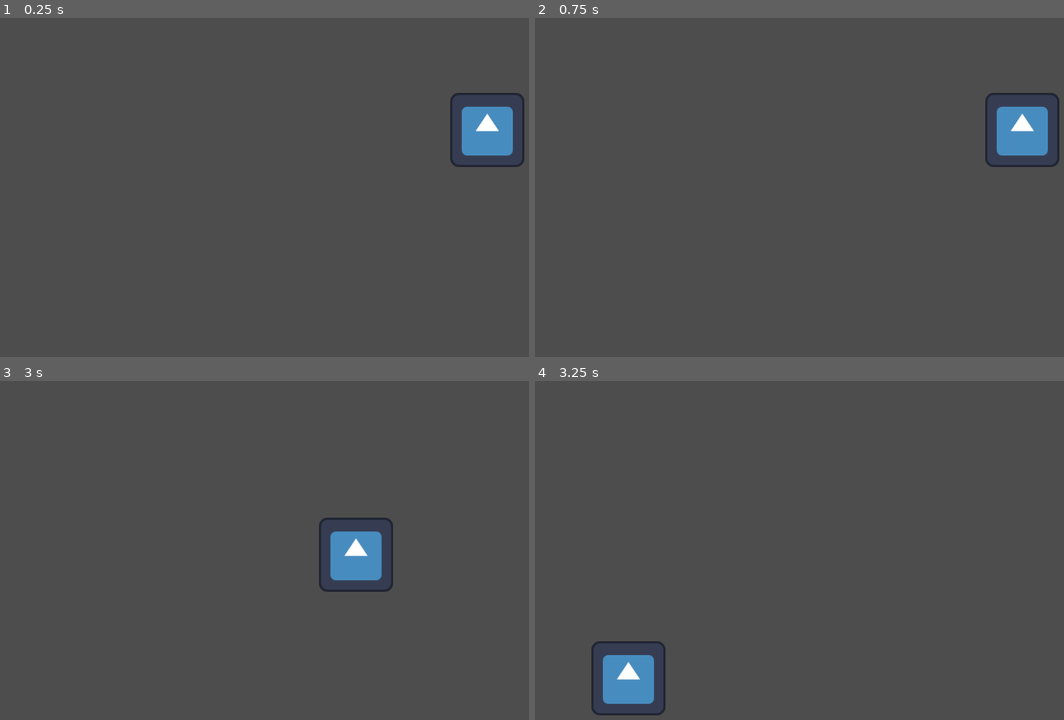
Above: before the commit, frames 1-4 (two rows, left to right).
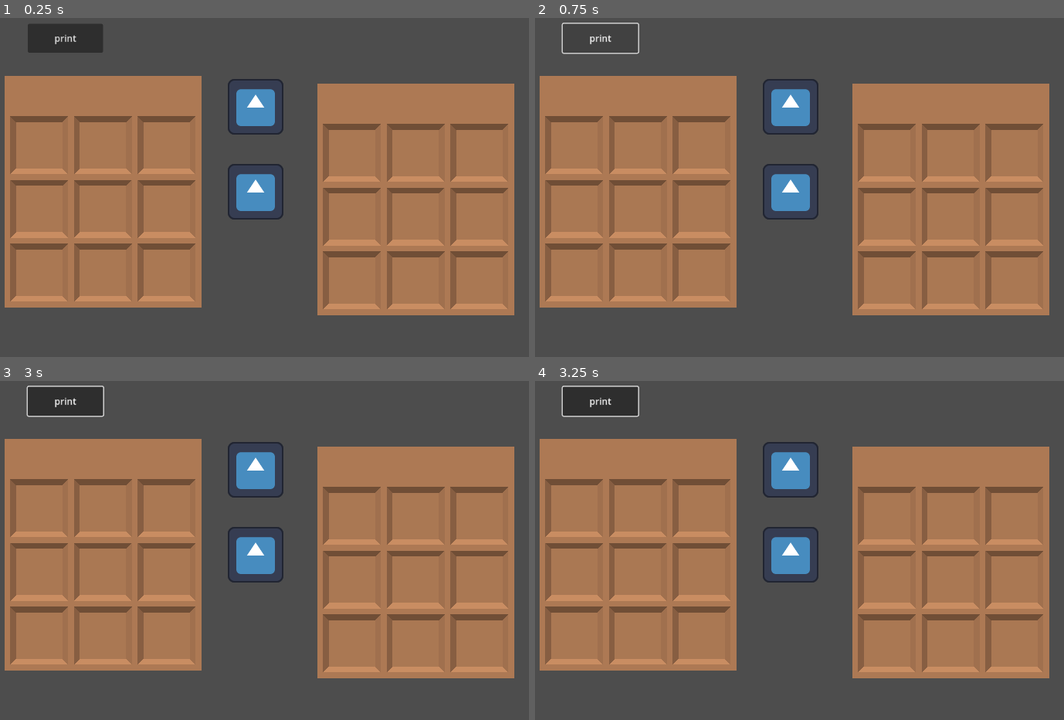
Above: after the commit, the same moments.

Repository: whess/overhead_mechanics
Game: Godot game, scene res://drag_test_scene.tscn
Same seed, same stepped clock (60 frames per second), same inputs: the game is played once before the commit and once after it. The engine's default icon, where the game draws it, is replaced by a stand-in: a white triangle on a blue panel in a dark square.
Inputs (mouse positions are in pixels of both pictures, inside the frame that each line leads up to):
- Up to frame 1 (0.25 s): no input
- Up to frame 2 (0.75 s): click (598, 38) at 0.5 s, where only the run after the commit has a clickable "print"
- Up to frame 3 (3 s): click (63, 401) at 1.25 s, where only the run after the commit has a clickable "print"; click (63, 401) at 2 s, where only the run after the commit has a clickable "print"; tap Enter at 2.75 s; drag from (486, 492) to (95, 679) at 2.77 s
- Up to frame 4 (3.25 s): no input

The runs differ from the first frame. In frame 1, 54% of the frame differs, in the area x 0-100%, y 1-88%; in frame 2, 53%; in frame 3, 54%; in frame 4, 55%, in the area x 0-98%, y 1-99%.

Commit message:
Added bags and added functionality to inventory slots

Diff:
--- /dev/null
+++ b/Bag.gd
@@ -0,0 +1,26 @@
+extends Node2D
+class_name Bag
+
+var inventory_slots:Array[InventorySlot]
+
+# Called when the node enters the scene tree for the first time.
+func _ready():
+  var slots = find_children("*", "InventorySlot")
+  inventory_slots.resize(slots.size())
+
+  for i in range(slots.size()):
+    inventory_slots[i] = slots[i]
+
+func BagDragged(new_position, relative_change, drag_origin):
+  global_position += relative_change
+  for slot in inventory_slots:
+    if slot.held_item != null:
+      slot.held_item.global_position += relative_change
+
+func PrintAllSlots():
+  for i in range(inventory_slots.size()):
+    var slot = inventory_slots[i]
+    var item_string = "null"
+    if slot.held_item != null:
+      item_string = slot.held_item.item_name
+    print("%d: %s has %s" % [i, slot.get_parent().name, item_string])
--- a/Draggable.gd
+++ b/Draggable.gd
@@ -11,8 +11,16 @@
 signal Hovering
 signal StoppedHovering
 
-@export var width:int = 100
-@export var height:int = 100
+@export var width:int = 100:
+  set(value):
+    width = value
+    SetCollisionBoundsShape(width, height)
+    queue_redraw()
+@export var height:int = 100:
+  set(value):
+    height = value
+    SetCollisionBoundsShape(width, height)
+    queue_redraw()
 @export var owner_class:Node
 
 enum State {
@@ -30,9 +38,10 @@
 func _ready():
   #SetupIcon()
   SetCollisionBoundsShape(width, height)
+  queue_redraw()
 
 func SetCollisionBoundsShape(c_width, c_height):
-  $CollisionBounds.shape.size = Vector2(c_width, c_height)
+  $CollisionBounds.scale = Vector2(c_width, c_height)
 
 # Called every frame. 'delta' is the elapsed time since the previous frame.
 func _process(delta):
--- a/Draggable.tscn
+++ b/Draggable.tscn
@@ -2,14 +2,15 @@
 
 [ext_resource type="Script" path="res://Draggable.gd" id="1_t66wv"]
 
-[sub_resource type="RectangleShape2D" id="RectangleShape2D_triwc"]
-size = Vector2(100, 100)
+[sub_resource type="RectangleShape2D" id="RectangleShape2D_qe86y"]
+size = Vector2(1, 1)
 
 [node name="Draggable" type="Area2D"]
 script = ExtResource("1_t66wv")
 
 [node name="CollisionBounds" type="CollisionShape2D" parent="."]
-shape = SubResource("RectangleShape2D_triwc")
+scale = Vector2(100, 100)
+shape = SubResource("RectangleShape2D_qe86y")
 debug_color = Color(0.895679, 0.302272, 0.264744, 0.42)
 
 [connection signal="input_event" from="." to="." method="_on_input_event"]
--- a/DropArea.gd
+++ b/DropArea.gd
@@ -1,25 +1,29 @@
-@tool
 extends Area2D
 class_name DropArea
 
 # A draggable object was dropped into this area
-signal DroppedInto
-# A draggable object was pulled out of this area
-signal DraggedOutOf
+signal DroppedInto(draggable:Draggable)
+signal Rejected(draggable:Draggable)
 
-# A draggable object is hovering over this area
-signal Hovering
-signal StoppedHovering
-
-# A draggable object is hovering AND would be the thing dropped into
-signal IsHoverTarget
-signal StoppedHoverTarget
+signal Hovering(draggable:Draggable, accepted:bool)
+signal StoppedHovering(draggable:Draggable, accepted:bool)
+#signal HoverTarget(draggable:Draggable, accepted:bool)
+#signal StoppedHoverTarget
 
 @export var width:int = 100
 @export var height:int = 100
+@export var debug_color:Color = "#0099b36b":
+  set(value):
+    debug_color = value
+    $CollisionBounds.debug_color = value
+
+
+var will_accept:Callable = func(draggable:Draggable): return true
+var current_hover:Draggable = null
 
 func _ready():
-  # Get information about the sprite used, what the object size is
+  #will_accept = func(draggable:Draggable): return true
+
   SetCollisionBoundsShape(width,height) # TODO
 
 func SetCollisionBoundsShape(c_width, c_height):
@@ -27,11 +31,25 @@
   $CollisionBounds.shape.size = Vector2(c_width, c_height)
 
 func _process(delta):
-  # Check if anything is hovering over this area.
-  # Emit
-
-  pass
+  if has_overlapping_areas():
+    for area in get_overlapping_areas():
+      if area is Draggable:
+        if current_hover == null:
+          current_hover = area
+          Hovering.emit(area, will_accept.call(area))
+          break
+  elif current_hover != null:
+    StoppedHovering.emit(current_hover, will_accept.call(current_hover))
+    current_hover = null
 
 func DropInto(draggable:Draggable):
+  if current_hover != null:
+    StoppedHovering.emit(current_hover, will_accept.call(current_hover))
+    current_hover = null
   # In theory, check if we want to accept this item or not.
-  return true
+  var accepted = will_accept.call(draggable)
+  if accepted:
+    DroppedInto.emit(draggable)
+  else:
+    Rejected.emit(draggable)
+  return accepted
--- a/DropArea.tscn
+++ b/DropArea.tscn
@@ -10,3 +10,4 @@
 
 [node name="CollisionBounds" type="CollisionShape2D" parent="."]
 shape = SubResource("RectangleShape2D_ofkv0")
+debug_color = Color(0, 0.6, 0.701961, 0.419608)
--- /dev/null
+++ b/bag.tscn
@@ -0,0 +1,280 @@
+[gd_scene load_steps=4 format=3 uid="uid://ok5abyyrx8bk"]
+
+[ext_resource type="Script" path="res://Bag.gd" id="1_0mmmp"]
+[ext_resource type="PackedScene" uid="uid://on7om3xvx2wb" path="res://inventory_slot.tscn" id="2_7031p"]
+[ext_resource type="PackedScene" uid="uid://oyccr31kv2rw" path="res://Draggable.tscn" id="3_vdtut"]
+
+[node name="Bag" type="Node2D"]
+script = ExtResource("1_0mmmp")
+
+[node name="Background" type="Polygon2D" parent="."]
+color = Color(0.68, 0.4777, 0.3332, 1)
+polygon = PackedVector2Array(0, 0, 0, 400, 340, 400, 340, 0)
+
+[node name="Slot" type="Node2D" parent="."]
+position = Vector2(10, 290)
+
+[node name="InventorySlot" parent="Slot" instance=ExtResource("2_7031p")]
+position = Vector2(50, 50)
+
+[node name="Middle" type="Polygon2D" parent="Slot"]
+color = Color(0.67, 0.470675, 0.3283, 1)
+polygon = PackedVector2Array(10, 10, 10, 90, 90, 90, 90, 10)
+
+[node name="Top" type="Polygon2D" parent="Slot"]
+color = Color(0.44, 0.3091, 0.2156, 1)
+polygon = PackedVector2Array(0, 0, 10, 10, 90, 10, 100, 0)
+
+[node name="Bottom" type="Polygon2D" parent="Slot"]
+position = Vector2(0, 90)
+color = Color(0.79, 0.554975, 0.3871, 1)
+polygon = PackedVector2Array(10, 0, 0, 10, 100, 10, 90, 0)
+
+[node name="Left" type="Polygon2D" parent="Slot"]
+position = Vector2(0, 90)
+color = Color(0.53, 0.372325, 0.2597, 1)
+polygon = PackedVector2Array(10, -80, 0, -90, 0, 10, 10, 0)
+
+[node name="Right" type="Polygon2D" parent="Slot"]
+position = Vector2(0, 90)
+color = Color(0.63, 0.442575, 0.3087, 1)
+polygon = PackedVector2Array(100, -90, 90, -80, 90, 0, 100, 10)
+
+[node name="Slot2" type="Node2D" parent="."]
+position = Vector2(120, 290)
+
+[node name="InventorySlot" parent="Slot2" instance=ExtResource("2_7031p")]
+position = Vector2(50, 50)
+
+[node name="Middle" type="Polygon2D" parent="Slot2"]
+color = Color(0.67, 0.470675, 0.3283, 1)
+polygon = PackedVector2Array(10, 10, 10, 90, 90, 90, 90, 10)
+
+[node name="Top" type="Polygon2D" parent="Slot2"]
+color = Color(0.44, 0.3091, 0.2156, 1)
+polygon = PackedVector2Array(0, 0, 10, 10, 90, 10, 100, 0)
+
+[node name="Bottom" type="Polygon2D" parent="Slot2"]
+position = Vector2(0, 90)
+color = Color(0.79, 0.554975, 0.3871, 1)
+polygon = PackedVector2Array(10, 0, 0, 10, 100, 10, 90, 0)
+
+[node name="Left" type="Polygon2D" parent="Slot2"]
+position = Vector2(0, 90)
+color = Color(0.53, 0.372325, 0.2597, 1)
+polygon = PackedVector2Array(10, -80, 0, -90, 0, 10, 10, 0)
+
+[node name="Right" type="Polygon2D" parent="Slot2"]
+position = Vector2(0, 90)
+color = Color(0.63, 0.442575, 0.3087, 1)
+polygon = PackedVector2Array(100, -90, 90, -80, 90, 0, 100, 10)
+
+[node name="Slot3" type="Node2D" parent="."]
+position = Vector2(230, 290)
+
+[node name="InventorySlot" parent="Slot3" instance=ExtResource("2_7031p")]
+position = Vector2(50, 50)
+
+[node name="Middle" type="Polygon2D" parent="Slot3"]
+color = Color(0.67, 0.470675, 0.3283, 1)
+polygon = PackedVector2Array(10, 10, 10, 90, 90, 90, 90, 10)
+
+[node name="Top" type="Polygon2D" parent="Slot3"]
+color = Color(0.44, 0.3091, 0.2156, 1)
+polygon = PackedVector2Array(0, 0, 10, 10, 90, 10, 100, 0)
+
+[node name="Bottom" type="Polygon2D" parent="Slot3"]
+position = Vector2(0, 90)
+color = Color(0.79, 0.554975, 0.3871, 1)
+polygon = PackedVector2Array(10, 0, 0, 10, 100, 10, 90, 0)
+
+[node name="Left" type="Polygon2D" parent="Slot3"]
+position = Vector2(0, 90)
+color = Color(0.53, 0.372325, 0.2597, 1)
+polygon = PackedVector2Array(10, -80, 0, -90, 0, 10, 10, 0)
+
+[node name="Right" type="Polygon2D" parent="Slot3"]
+position = Vector2(0, 90)
+color = Color(0.63, 0.442575, 0.3087, 1)
+polygon = PackedVector2Array(100, -90, 90, -80, 90, 0, 100, 10)
+
+[node name="Slot4" type="Node2D" parent="."]
+position = Vector2(10, 180)
+
+[node name="InventorySlot" parent="Slot4" instance=ExtResource("2_7031p")]
+position = Vector2(50, 50)
+
+[node name="Middle" type="Polygon2D" parent="Slot4"]
+color = Color(0.67, 0.470675, 0.3283, 1)
+polygon = PackedVector2Array(10, 10, 10, 90, 90, 90, 90, 10)
+
+[node name="Top" type="Polygon2D" parent="Slot4"]
+color = Color(0.44, 0.3091, 0.2156, 1)
+polygon = PackedVector2Array(0, 0, 10, 10, 90, 10, 100, 0)
+
+[node name="Bottom" type="Polygon2D" parent="Slot4"]
+position = Vector2(0, 90)
+color = Color(0.79, 0.554975, 0.3871, 1)
+polygon = PackedVector2Array(10, 0, 0, 10, 100, 10, 90, 0)
+
+[node name="Left" type="Polygon2D" parent="Slot4"]
+position = Vector2(0, 90)
+color = Color(0.53, 0.372325, 0.2597, 1)
+polygon = PackedVector2Array(10, -80, 0, -90, 0, 10, 10, 0)
+
+[node name="Right" type="Polygon2D" parent="Slot4"]
+position = Vector2(0, 90)
+color = Color(0.63, 0.442575, 0.3087, 1)
+polygon = PackedVector2Array(100, -90, 90, -80, 90, 0, 100, 10)
+
+[node name="Slot5" type="Node2D" parent="."]
+position = Vector2(120, 180)
+
+[node name="InventorySlot" parent="Slot5" instance=ExtResource("2_7031p")]
+position = Vector2(50, 50)
+
+[node name="Middle" type="Polygon2D" parent="Slot5"]
+color = Color(0.67, 0.470675, 0.3283, 1)
+polygon = PackedVector2Array(10, 10, 10, 90, 90, 90, 90, 10)
+
+[node name="Top" type="Polygon2D" parent="Slot5"]
+color = Color(0.44, 0.3091, 0.2156, 1)
+polygon = PackedVector2Array(0, 0, 10, 10, 90, 10, 100, 0)
+
+[node name="Bottom" type="Polygon2D" parent="Slot5"]
+position = Vector2(0, 90)
+color = Color(0.79, 0.554975, 0.3871, 1)
+polygon = PackedVector2Array(10, 0, 0, 10, 100, 10, 90, 0)
+
+[node name="Left" type="Polygon2D" parent="Slot5"]
+position = Vector2(0, 90)
+color = Color(0.53, 0.372325, 0.2597, 1)
+polygon = PackedVector2Array(10, -80, 0, -90, 0, 10, 10, 0)
+
+[node name="Right" type="Polygon2D" parent="Slot5"]
+position = Vector2(0, 90)
+color = Color(0.63, 0.442575, 0.3087, 1)
+polygon = PackedVector2Array(100, -90, 90, -80, 90, 0, 100, 10)
+
+[node name="Slot6" type="Node2D" parent="."]
+position = Vector2(230, 180)
+
+[node name="InventorySlot" parent="Slot6" instance=ExtResource("2_7031p")]
+position = Vector2(50, 50)
+
+[node name="Middle" type="Polygon2D" parent="Slot6"]
+color = Color(0.67, 0.470675, 0.3283, 1)
+polygon = PackedVector2Array(10, 10, 10, 90, 90, 90, 90, 10)
+
+[node name="Top" type="Polygon2D" parent="Slot6"]
+color = Color(0.44, 0.3091, 0.2156, 1)
+polygon = PackedVector2Array(0, 0, 10, 10, 90, 10, 100, 0)
+
+[node name="Bottom" type="Polygon2D" parent="Slot6"]
+position = Vector2(0, 90)
+color = Color(0.79, 0.554975, 0.3871, 1)
+polygon = PackedVector2Array(10, 0, 0, 10, 100, 10, 90, 0)
+
+[node name="Left" type="Polygon2D" parent="Slot6"]
+position = Vector2(0, 90)
+color = Color(0.53, 0.372325, 0.2597, 1)
+polygon = PackedVector2Array(10, -80, 0, -90, 0, 10, 10, 0)
+
+[node name="Right" type="Polygon2D" parent="Slot6"]
+position = Vector2(0, 90)
+color = Color(0.63, 0.442575, 0.3087, 1)
+polygon = PackedVector2Array(100, -90, 90, -80, 90, 0, 100, 10)
+
+[node name="Slot7" type="Node2D" parent="."]
+position = Vector2(10, 70)
+
+[node name="InventorySlot" parent="Slot7" instance=ExtResource("2_7031p")]
+position = Vector2(50, 50)
+
+[node name="Middle" type="Polygon2D" parent="Slot7"]
+color = Color(0.67, 0.470675, 0.3283, 1)
+polygon = PackedVector2Array(10, 10, 10, 90, 90, 90, 90, 10)
+
+[node name="Top" type="Polygon2D" parent="Slot7"]
+color = Color(0.44, 0.3091, 0.2156, 1)
+polygon = PackedVector2Array(0, 0, 10, 10, 90, 10, 100, 0)
+
+[node name="Bottom" type="Polygon2D" parent="Slot7"]
+position = Vector2(0, 90)
+color = Color(0.79, 0.554975, 0.3871, 1)
+polygon = PackedVector2Array(10, 0, 0, 10, 100, 10, 90, 0)
+
+[node name="Left" type="Polygon2D" parent="Slot7"]
+position = Vector2(0, 90)
+color = Color(0.53, 0.372325, 0.2597, 1)
+polygon = PackedVector2Array(10, -80, 0, -90, 0, 10, 10, 0)
+
+[node name="Right" type="Polygon2D" parent="Slot7"]
+position = Vector2(0, 90)
+color = Color(0.63, 0.442575, 0.3087, 1)
+polygon = PackedVector2Array(100, -90, 90, -80, 90, 0, 100, 10)
+
+[node name="Slot8" type="Node2D" parent="."]
+position = Vector2(120, 70)
+
+[node name="InventorySlot" parent="Slot8" instance=ExtResource("2_7031p")]
+position = Vector2(50, 50)
+
+[node name="Middle" type="Polygon2D" parent="Slot8"]
+color = Color(0.67, 0.470675, 0.3283, 1)
+polygon = PackedVector2Array(10, 10, 10, 90, 90, 90, 90, 10)
+
+[node name="Top" type="Polygon2D" parent="Slot8"]
+color = Color(0.44, 0.3091, 0.2156, 1)
+polygon = PackedVector2Array(0, 0, 10, 10, 90, 10, 100, 0)
+
+[node name="Bottom" type="Polygon2D" parent="Slot8"]
+position = Vector2(0, 90)
+color = Color(0.79, 0.554975, 0.3871, 1)
+polygon = PackedVector2Array(10, 0, 0, 10, 100, 10, 90, 0)
+
+[node name="Left" type="Polygon2D" parent="Slot8"]
+position = Vector2(0, 90)
+color = Color(0.53, 0.372325, 0.2597, 1)
+polygon = PackedVector2Array(10, -80, 0, -90, 0, 10, 10, 0)
+
+[node name="Right" type="Polygon2D" parent="Slot8"]
+position = Vector2(0, 90)
+color = Color(0.63, 0.442575, 0.3087, 1)
+polygon = PackedVector2Array(100, -90, 90, -80, 90, 0, 100, 10)
+
+[node name="Slot9" type="Node2D" parent="."]
+position = Vector2(230, 70)
+
+[node name="InventorySlot" parent="Slot9" instance=ExtResource("2_7031p")]
+position = Vector2(50, 50)
+
+[node name="Middle" type="Polygon2D" parent="Slot9"]
+color = Color(0.67, 0.470675, 0.3283, 1)
+polygon = PackedVector2Array(10, 10, 10, 90, 90, 90, 90, 10)
+
+[node name="Top" type="Polygon2D" parent="Slot9"]
+color = Color(0.44, 0.3091, 0.2156, 1)
+polygon = PackedVector2Array(0, 0, 10, 10, 90, 10, 100, 0)
+
+[node name="Bottom" type="Polygon2D" parent="Slot9"]
+position = Vector2(0, 90)
+color = Color(0.79, 0.554975, 0.3871, 1)
+polygon = PackedVector2Array(10, 0, 0, 10, 100, 10, 90, 0)
+
+[node name="Left" type="Polygon2D" parent="Slot9"]
+position = Vector2(0, 90)
+color = Color(0.53, 0.372325, 0.2597, 1)
+polygon = PackedVector2Array(10, -80, 0, -90, 0, 10, 10, 0)
+
+[node name="Right" type="Polygon2D" parent="Slot9"]
+position = Vector2(0, 90)
+color = Color(0.63, 0.442575, 0.3087, 1)
+polygon = PackedVector2Array(100, -90, 90, -80, 90, 0, 100, 10)
+
+[node name="BagHandle" parent="." instance=ExtResource("3_vdtut")]
+position = Vector2(170, 30)
+width = 340
+height = 60
+
+[connection signal="PositionChanged" from="BagHandle" to="." method="BagDragged"]
--- a/drag_test_scene.tscn
+++ b/drag_test_scene.tscn
@@ -1,21 +1,34 @@
 [gd_scene load_steps=3 format=3 uid="uid://cbh6mwn2heafq"]
 
-[ext_resource type="PackedScene" uid="uid://sy5shs1wsgkv" path="res://DropArea.tscn" id="2_gvpbm"]
+[ext_resource type="PackedScene" uid="uid://ok5abyyrx8bk" path="res://bag.tscn" id="2_ep0gv"]
 [ext_resource type="PackedScene" uid="uid://c1qfbgaylirwd" path="res://item.tscn" id="2_qdm6y"]
 
 [node name="DragTestScene" type="Node2D"]
 
-[node name="Arbitrary" type="Node2D" parent="."]
-position = Vector2(50, 40)
+[node name="Camera2D" type="Camera2D" parent="."]
+position = Vector2(400, 300)
 
-[node name="DropArea1" parent="Arbitrary" instance=ExtResource("2_gvpbm")]
-position = Vector2(110, 360)
+[node name="ScaleRoot" type="Node2D" parent="."]
+scale = Vector2(0.75, 0.75)
 
-[node name="DropArea2" parent="Arbitrary" instance=ExtResource("2_gvpbm")]
-position = Vector2(230, 360)
+[node name="Bag" parent="ScaleRoot" instance=ExtResource("2_ep0gv")]
+position = Vector2(60, 120)
 
-[node name="DropArea3" parent="Arbitrary" instance=ExtResource("2_gvpbm")]
-position = Vector2(160, 480)
+[node name="Bag2" parent="ScaleRoot" instance=ExtResource("2_ep0gv")]
+position = Vector2(600, 133.333)
 
-[node name="Item" parent="." instance=ExtResource("2_qdm6y")]
-position = Vector2(670, 160)
+[node name="Item" parent="ScaleRoot" instance=ExtResource("2_qdm6y")]
+position = Vector2(493.333, 173.333)
+
+[node name="Item2" parent="ScaleRoot" instance=ExtResource("2_qdm6y")]
+position = Vector2(493.333, 320)
+item_name = "GenericItem2"
+
+[node name="Button" type="Button" parent="ScaleRoot"]
+offset_left = 100.0
+offset_top = 30.0
+offset_right = 230.0
+offset_bottom = 80.0
+text = "print"
+
+[connection signal="pressed" from="ScaleRoot/Button" to="ScaleRoot/Bag" method="PrintAllSlots"]
--- /dev/null
+++ b/inventory_slot.gd
@@ -0,0 +1,44 @@
+extends Node2D
+class_name InventorySlot
+
+@export var held_item:Item = null
+@export var accepted_item_types:Array[Item.Type] = [Item.Type.FOOD, Item.Type.ARMOR]
+
+@export var normal_color:Color
+@export var reject_color:Color
+@export var accept_color:Color
+
+# Called when the node enters the scene tree for the first time.
+func _ready():
+  $DropArea.will_accept = self.will_accept
+
+func will_accept(draggable:Draggable):
+  if not draggable.owner_class is Item:
+    return false
+  var as_item:Item = draggable.owner_class
+  return as_item.item_type in accepted_item_types
+
+func OnHover(draggable:Draggable, accepted:bool):
+  if accepted:
+    $DropArea.debug_color = accept_color
+  else:
+    $DropArea.debug_color = reject_color
+
+func OnStopHover(draggable:Draggable, accepted:bool):
+  $DropArea.debug_color = normal_color
+
+func RecieveItem(draggable:Draggable):
+  if draggable.owner_class is Item:
+    held_item = draggable.owner_class
+    print("%s recieved item %s" % [get_parent().name, held_item.item_name])
+    held_item.ChangedInventory.connect(ItemRemoved)
+
+func ItemRemoved(from:InventorySlot, to:InventorySlot):
+  # TODO item swapping
+  if to != self:
+    held_item.ChangedInventory.disconnect(ItemRemoved)
+    held_item = null
+
+# Called every frame. 'delta' is the elapsed time since the previous frame.
+func _process(delta):
+  pass
--- /dev/null
+++ b/inventory_slot.tscn
@@ -0,0 +1,16 @@
+[gd_scene load_steps=3 format=3 uid="uid://on7om3xvx2wb"]
+
+[ext_resource type="Script" path="res://inventory_slot.gd" id="1_uiwfu"]
+[ext_resource type="PackedScene" uid="uid://sy5shs1wsgkv" path="res://DropArea.tscn" id="2_2wsku"]
+
+[node name="InventorySlot" type="Node2D"]
+script = ExtResource("1_uiwfu")
+normal_color = Color(0, 0.6, 0.701961, 0.419608)
+reject_color = Color(0.91833, 0.253487, 0.342989, 0.419608)
+accept_color = Color(0, 0.65159, 0.0134525, 0.419608)
+
+[node name="DropArea" parent="." instance=ExtResource("2_2wsku")]
+
+[connection signal="DroppedInto" from="DropArea" to="." method="RecieveItem"]
+[connection signal="Hovering" from="DropArea" to="." method="OnHover"]
+[connection signal="StoppedHovering" from="DropArea" to="." method="OnStopHover"]
--- a/item.gd
+++ b/item.gd
@@ -1,10 +1,19 @@
 extends Node2D
 class_name Item
 
+signal ChangedInventory(from:InventorySlot, to:InventorySlot)
+
+enum Type {
+  FOOD,
+  ARMOR,
+}
+
 @export var item_name:String = "GenericItem"
+@export var item_type:Type = Type.FOOD
 
 var drag_offset:Vector2 = Vector2(0,0)
 var undragged_position:Vector2
+var current_slot:InventorySlot = null
 
 func StartDrag(drag_origin):
   undragged_position = global_position
@@ -15,6 +24,12 @@
     global_position = undragged_position
   else:
     global_position = drop_area.global_position
+    if drop_area.owner is InventorySlot:
+      ChangedInventory.emit(current_slot, drop_area.owner)
+      var from_name = "null" if current_slot == null else current_slot.get_parent().name
+      print("moved from inventory slot %s" % from_name)
+      current_slot = drop_area.owner
+      print("moved to inventory slot %s" % current_slot.get_parent().name)
 
 func UpdatePosition(new_position, relative_change, drag_origin):
   #global_position += relative_change # *0.5
